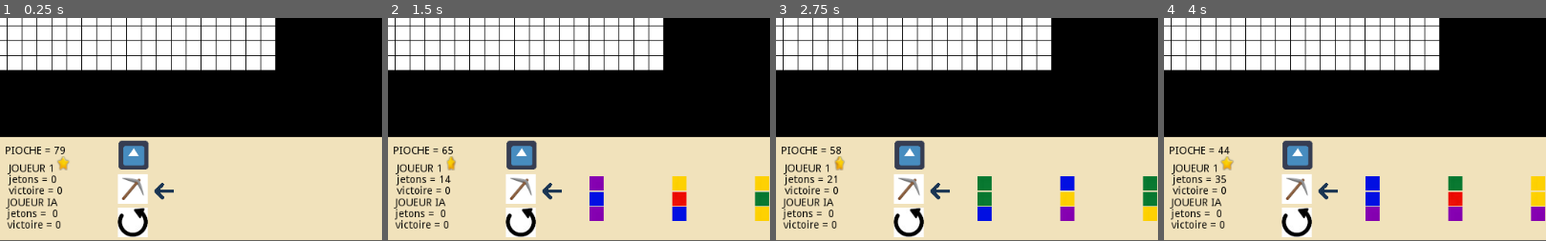
Above: before the commit, frames 1-4 (left to right).
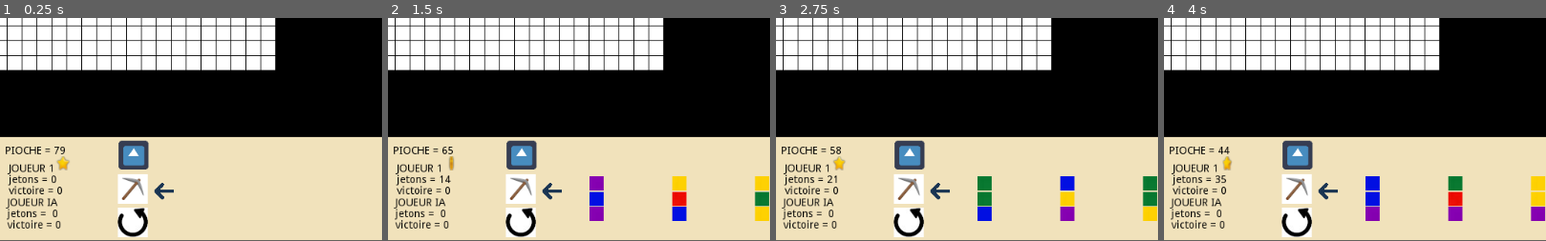
Above: after the commit, the same moments.

Repository: tartempion-sdr/chromino-V2
Game: Godot game, scene res://Node2D.tscn
The game is run twice, just before and just after one commit, with the same random seed, the same clock (stepped at 60 frames per second) and the same inputs. This scene is started directly instead of the project's main scene. The engine's default icon, where the game draws it, is replaced by a stand-in: a white triangle on a blue panel in a dark square.
Inputs:
- Up to frame 1 (0.25 s): no input
- Up to frame 2 (1.5 s): click "PIOCHE = 79" at 0.5 s; click "PIOCHE = 72" at 1.25 s
- Up to frame 3 (2.75 s): click "PIOCHE = 65" at 2 s
- Up to frame 4 (4 s): click "PIOCHE = 58" at 2.75 s; click "PIOCHE = 51" at 3.5 s
The pictures show only the part of the screen within x 0-50%, y 50-100%; the shares and areas given below are measured in that part.

The runs differ from the first frame. In frame 1, less than 0.1% of the frame differs, in the area x 15-18%, y 62-68%; in frame 2, 0.1%, in the area x 15-18%, y 61-69%; in frame 3, less than 0.1%; in frame 4, less than 0.1%.

Commit message:
rotation jeton ia plateauok

Diff:
--- a/Node2D.tscn
+++ b/Node2D.tscn
@@ -164,6 +164,7 @@
 
 [node name="AnimatedSpriteaujoueur1" type="AnimatedSprite" parent="Area2D"]
 frames = SubResource( 1 )
+frame = 8
 playing = true
 [connection signal="button_down" from="Area2D/TextureRect2/Button_pioche" to="." method="_on_Button_pioche_button_down"]
 [connection signal="button_down" from="Area2D/TextureRect2/Button_gauche2" to="." method="_on_Button_gauche_button_down"]
--- a/jetons.gd
+++ b/jetons.gd
@@ -272,45 +272,41 @@
 	print("joueurIa")
 	var node2d_scene = get_tree().get_root().get_node("Node2D")
 	node2d_scene.child_pioche_jetons()
-
 	if Globals.list_affiche_position_porte_jetons_ia.size() > 0 and jeton_ia_place_trouver == false:
 		for element in Globals.list_affiche_position_porte_jetons_ia.size():
+			if len(Globals.list_affiche_position_porte_jetons_ia) > 1:
+				var dernier_element = Globals.list_affiche_position_porte_jetons_ia.pop_back() # Supprime et retourne le dernier élément
+				Globals.list_affiche_position_porte_jetons_ia.insert(0, dernier_element) # Insère l'élément à la position 0
+			else:
+				print("La liste ne contient qu'un seul élément ou est vide.")
 			for tourne in range(0, 4):
 				var script_node2D = get_tree().root.get_node("Node2D")
 				if script_node2D != null:
-
 					var result = script_node2D.call("tourne_jeton")
 					print("Resultat de tourne_jeton : " + str(result))
 				else:
 					print("Erreur : script_node2D est null")
 					var tourne_ia = script_node2D.call("tourne_jeton")
 					tourne_ia
-
-
 				for index in Globals.position_de_chaque_carre_du_plateau.size():
-
 						#yield(get_tree().create_timer(0.1), "timeout") # Attendre 1 seconde entre chaque position
-						var visi_node_ia = Globals.list_affiche_position_porte_jetons_ia[element]
+						var visi_node_ia = Globals.list_affiche_position_porte_jetons_ia[0]
 						var target_id = visi_node_ia.jeton_id  # Remplace par ton ID de nœud
 						var node = Globals.find_node_by_instance_id(get_tree().root, target_id)
 						if node:
 							node.position = Vector2(Globals.position_de_chaque_carre_du_plateau[index])
-
 							var child_scale = node.get_child(0)
 							child_scale.scale.x = Globals.taille
 							child_scale.scale.y = Globals.taille
 							node.visible = true
+
 							yield(get_tree().create_timer(0.0005), "timeout") # Attendre 1 seconde entre chaque position
-
 							#print(Globals.list_affiche_position_porte_jetons[element].sens)
-
 							if jeton_ia_place_trouver:
 								#jeton_ia_place_trouver = false
 								node.visible = false
 								Globals.au_joueur1_de_jouer = not Globals.au_joueur1_de_jouer
 								break
-
-
 						node.visible = false
 		Globals.au_joueur1_de_jouer = not Globals.au_joueur1_de_jouer
 
